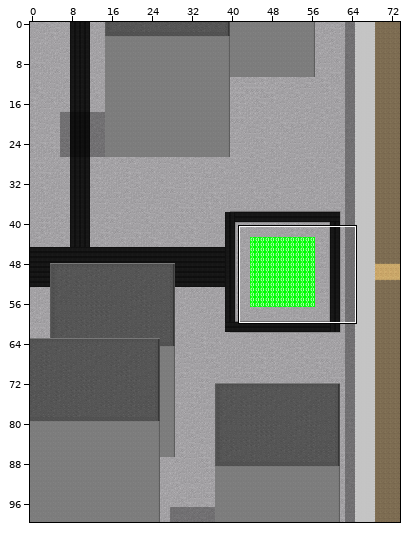
Two states of a Tiled map (JSON), main/resources/worlds/CityEntrySquare.json. The picture above shows the old version from afar; the outline marks the close-up.
Close-up. Old version:
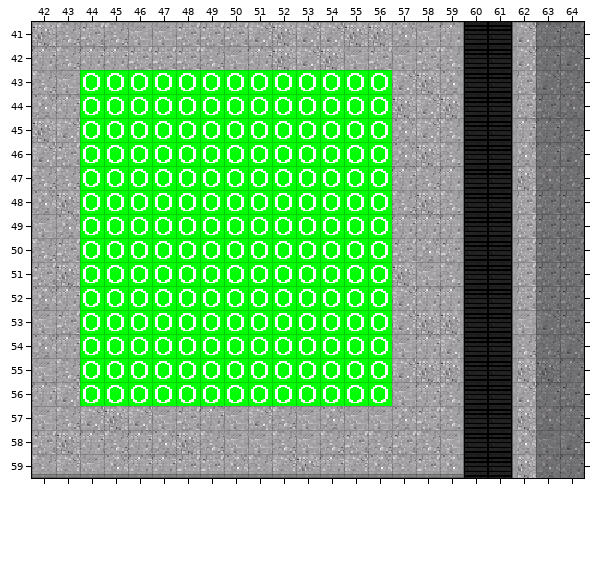
Cells are 16x16 px. Shown: x 42..64, y 41..59. The commit also changed other parts of the map, which this record leaves out.
And afterwards:
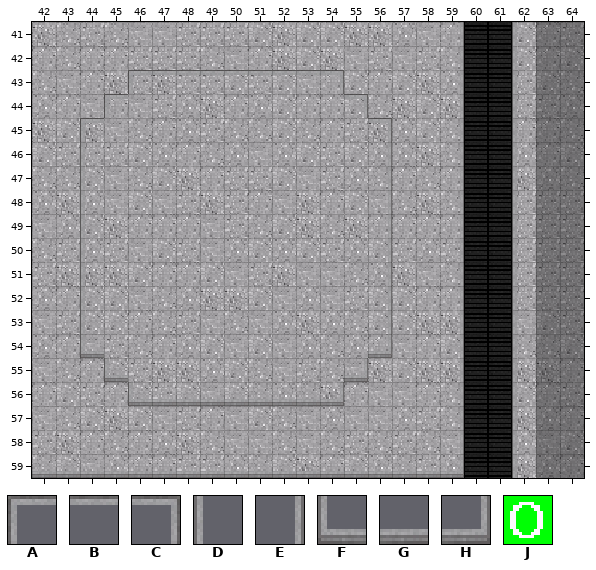
Key: from "City": A 2, B 3, C 4, D 9, E 11, F 16, G 17, H 18, J 32.
_ is an empty cell.
The exact change:
Layer "Curb":
The edit adds tile A in row 43 at x 46; in row 44 at x 45; in row 45 at x 44.
The edit adds tile B in row 43 at x 47 to 53.
The edit adds tile C in row 43 at x 54; in row 44 at x 55; in row 45 at x 56.
The edit adds tile D in rows 46 to 53 at x 44.
The edit adds tile E in rows 46 to 53 at x 56.
The edit adds tile F in row 54 at x 44; in row 55 at x 45; in row 56 at x 46.
The edit adds tile G in row 56 at x 47 to 53.
The edit adds tile H in row 54 at x 56; in row 55 at x 55; in row 56 at x 54.
Layer "Placeholder Layer" (removed):
The edit erases tile J in rows 43 to 56 at x 44 to 56.
Boxes around the changes in both close-ups, in picture pixels (x1, y1, x2, y2):
changed: (80, 70, 392, 406)
